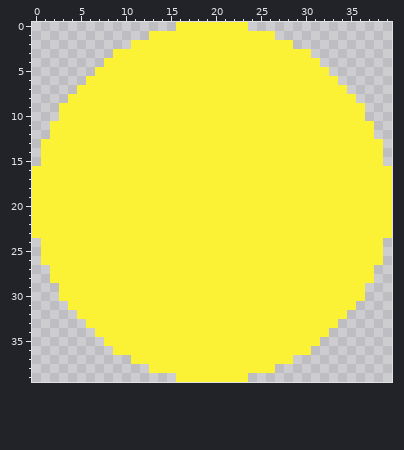
Edited in one commit: pixel-art file (assets/pineapple.aseprite). The picture above is the old version.
40x40 pixels, 1 frame.
After the commit:
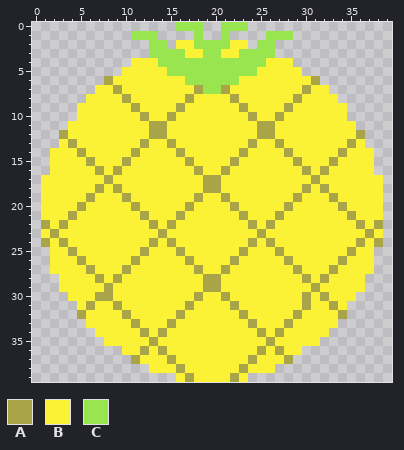
Palette (. is transparent): A #a8a447  B #fbf236  C #99e550
Change:
y 0: x 16..23 BBBBBBBB -> CCC..CCC
y 1: x 11..28 ..BBBBBBBBBBBBBB.. -> CCC....C..C....CCC
y 2: x 11..15 BBBBB -> ..CC.; x 18..21 BBBB -> CCCC; x 24..28 BBBBB -> .CC..
y 3: x 9..16 BBBBBBBB -> ....CCCC; x 19..20 BB -> CC; x 23..30 BBBBBBBB -> CCCC....
y 4: x 8..10 BBB -> ...; x 14..25 BBBBBBBBBBBB -> CCCCCCCCCCCC; x 29..31 BBB -> ...
y 5: x 7..9 BBB -> ...; x 15..24 BBBBBBBBBB -> CCCCCCCCCC; x 30..32 BBB -> ...
y 6: x 6..8 BBB -> ..A; x 17..22 BBBBBB -> CCCCCC; x 31..33 BBB -> A..
y 7: x 5..6 BB -> ..; x 9 B -> A; x 18..21 BBBB -> ACCA; x 30 B -> A; x 33..34 BB -> ..
y 8: x 4..5 BB -> ..; x 10 B -> A; x 17 B -> A; x 22 B -> A; x 29 B -> A; x 34..35 BB -> ..
y 9: x 3..4 BB -> ..; x 11 B -> A; x 16 B -> A; x 23 B -> A; x 28 B -> A; x 35..36 BB -> ..
y 10: x 3..4 BB -> ..; x 12 B -> A; x 15 B -> A; x 24 B -> A; x 27 B -> A; x 35..36 BB -> ..
y 11: x 2..3 BB -> ..; x 13..14 BB -> AA; x 25..26 BB -> AA; x 36..37 BB -> ..
y 12: x 2..3 BB -> .A; x 13..14 BB -> AA; x 25..26 BB -> AA; x 36..37 BB -> A.
y 13: x 1..2 BB -> ..; x 4 B -> A; x 12 B -> A; x 15 B -> A; x 24 B -> A; x 27 B -> A; x 35 B -> A; x 37..38 BB -> ..
y 14: x 1 B -> .; x 5 B -> A; x 11 B -> A; x 16 B -> A; x 23 B -> A; x 28 B -> A; x 34 B -> A; x 38 B -> .
y 15: x 1 B -> .; x 6 B -> A; x 10 B -> A; x 17 B -> A; x 22 B -> A; x 29 B -> A; x 33 B -> A; x 38 B -> .
y 16: x 0..1 BB -> ..; x 7 B -> A; x 9 B -> A; x 18 B -> A; x 21 B -> A; x 30 B -> A; x 32 B -> A; x 38..39 BB -> ..
y 17: x 0 B -> .; x 8 B -> A; x 19..20 BB -> AA; x 31 B -> A; x 39 B -> .
y 18: x 0 B -> .; x 7 B -> A; x 9 B -> A; x 19..20 BB -> AA; x 30 B -> A; x 32 B -> A; x 39 B -> .
y 19: x 0 B -> .; x 6 B -> A; x 10 B -> A; x 18 B -> A; x 21 B -> A; x 29 B -> A; x 33 B -> A; x 39 B -> .
y 20: x 0 B -> .; x 5 B -> A; x 11 B -> A; x 17 B -> A; x 22 B -> A; x 28 B -> A; x 34 B -> A; x 39 B -> .
y 21: x 0 B -> .; x 4 B -> A; x 12 B -> A; x 16 B -> A; x 23 B -> A; x 27 B -> A; x 35 B -> A; x 39 B -> .
y 22: x 0..1 BB -> .A; x 3 B -> A; x 13 B -> A; x 15 B -> A; x 24 B -> A; x 26 B -> A; x 36 B -> A; x 38..39 BB -> A.
y 23: x 0 B -> .; x 2 B -> A; x 14 B -> A; x 25 B -> A; x 37 B -> A; x 39 B -> .
y 24: x 1 B -> A; x 3 B -> A; x 13 B -> A; x 15 B -> A; x 24 B -> A; x 26 B -> A; x 36 B -> A; x 38 B -> A
y 25: x 1 B -> .; x 4 B -> A; x 12 B -> A; x 16 B -> A; x 23 B -> A; x 27 B -> A; x 35 B -> A; x 38 B -> .
y 26: x 1 B -> .; x 5 B -> A; x 11 B -> A; x 17 B -> A; x 22 B -> A; x 28 B -> A; x 34 B -> A; x 38 B -> .
y 27: x 6 B -> A; x 10 B -> A; x 18 B -> A; x 21 B -> A; x 29 B -> A; x 33 B -> A
y 28: x 2 B -> .; x 7 B -> A; x 9 B -> A; x 19..20 BB -> AA; x 30 B -> A; x 32 B -> A; x 37 B -> .
y 29: x 8 B -> A; x 19..20 BB -> AA; x 31 B -> A
y 30: x 3 B -> .; x 7..8 BB -> AA; x 18 B -> A; x 21 B -> A; x 30 B -> A; x 32 B -> A; x 36 B -> .
y 31: x 4 B -> .; x 6 B -> A; x 9 B -> A; x 17 B -> A; x 22 B -> A; x 30 B -> A; x 33 B -> A; x 35 B -> .
y 32: x 5 B -> A; x 10 B -> A; x 16 B -> A; x 23 B -> A; x 29 B -> A; x 34 B -> A
y 33: x 11 B -> A; x 15 B -> A; x 24 B -> A; x 28 B -> A
y 34: x 12 B -> A; x 14 B -> A; x 25 B -> A; x 27 B -> A
y 35: x 13 B -> A; x 26 B -> A
y 36: x 9 B -> .; x 12 B -> A; x 14 B -> A; x 25 B -> A; x 27 B -> A; x 30 B -> .
y 37: x 11 B -> A; x 15 B -> A; x 24 B -> A; x 28 B -> A
y 38: x 16 B -> A; x 23 B -> A
y 39: x 17 B -> A; x 22 B -> A
